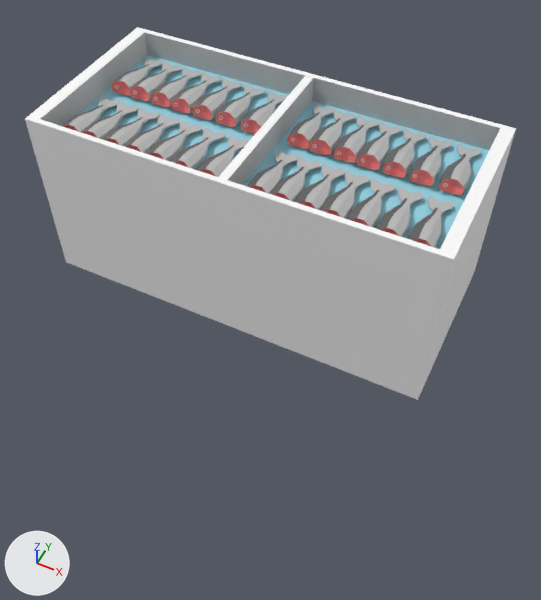
The glTF model public/assets/fish_box/fish_box.gltf as it was, and as the next commit left it.
Both versions are drawn from a 50 mm camera at (5.87, -8.83, 13.37) aimed at (0.57, 1.76, 0.13). Arrows for +X, +Y and +Z are at lower left; the lights stay in place. Where no turn or scale is listed for an object, it has been applied to the vertices. Vertices at the same position are counted once.

The first picture shows 'Cube.001', 'fish_001.001', 'fish_001.006'.
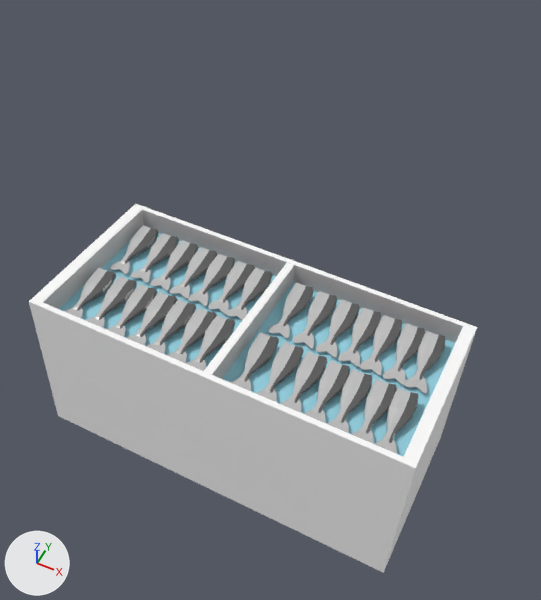
Pixel boxes (x1, y1, x2, y2) of what changed, in the pictures (541 x 600 px):
'fish_001.006', reshaped, moved, turned: before (247, 104, 481, 248); after (29, 204, 477, 573)
'Cube.001', deleted: before (25, 27, 516, 400)
'fish_001.001', deleted: before (62, 57, 287, 177)
part 1 of me_mesh_036, added: after (375, 387, 419, 454)
part 2 of me_mesh_036, added: after (231, 332, 279, 391)
part 3 of me_mesh_036, added: after (256, 342, 304, 402)
part 4 of me_mesh_036, added: after (280, 351, 327, 413)
part 5 of me_mesh_036, added: after (304, 360, 350, 423)
part 6 of me_mesh_036, added: after (327, 369, 373, 433)
part 7 of me_mesh_036, added: after (352, 378, 397, 444)
part 8 of me_mesh_036, added: after (269, 282, 314, 339)
part 9 of me_mesh_036, added: after (293, 291, 337, 349)
part 10 of me_mesh_036, added: after (316, 299, 360, 358)
part 11 of me_mesh_036, added: after (338, 307, 382, 367)
part 12 of me_mesh_036, added: after (360, 315, 402, 376)
part 13 of me_mesh_036, added: after (383, 323, 425, 385)
part 14 of me_mesh_036, added: after (405, 331, 446, 394)
part 15 of me_mesh_036, added: after (29, 204, 477, 573)
part 16 of me_mesh_036, added: after (204, 263, 294, 379)

What changed in the scene script:
```text
Change me_mesh_036:
    used by ob_fish_001_006; location = (0.55, 3.68, 3.66); rotation_euler = (-0.0819, 0.00266, 0.00978), in degrees (-4.7, 0.2, 0.6); scale = (6.0, 6.0, 6.0)
    remove me_mesh_036.from_pydata(...)  # 1918 vertices, 3612 faces; spans x -0.05..0.603, y -0.442..0.152, z -0.027..0.055
    add me_mesh_036.from_pydata(...)  # 3864 vertices, 7274 faces; spans x -0.865..0.68, y -0.508..0.268, z -0.649..0.115
    me_mesh_036 part 1: the loose piece of 113 vertices spanning x -0.046..0.051, y -0.123..0.152, z -0.002..0.054 is copied, and the copy is moved by (-0.738, 0.007, -0.001); it spans x -0.784..-0.687, y -0.116..0.159, z -0.003..0.052
    me_mesh_036 part 2: the loose piece of 113 vertices spanning x -0.046..0.051, y -0.123..0.152, z -0.002..0.054 is copied, and the copy is moved by (-0.186, 0.002, 0.0); it spans x -0.232..-0.135, y -0.121..0.154, z -0.002..0.053
    me_mesh_036 part 3: the loose piece of 113 vertices spanning x -0.046..0.051, y -0.123..0.152, z -0.002..0.054 is copied, and the copy is moved by (-0.288, 0.003, -0.001); it spans x -0.335..-0.237, y -0.12..0.155, z -0.002..0.053
    me_mesh_036 part 4: the loose piece of 113 vertices spanning x -0.046..0.051, y -0.123..0.152, z -0.002..0.054 is copied, and the copy is moved by (-0.385, 0.004, -0.001); it spans x -0.431..-0.334, y -0.119..0.156, z -0.002..0.053
    me_mesh_036 part 5: the loose piece of 113 vertices spanning x -0.046..0.051, y -0.123..0.152, z -0.002..0.054 is copied, and the copy is moved by (-0.477, 0.005, -0.001); it spans x -0.523..-0.426, y -0.118..0.157, z -0.003..0.053
    me_mesh_036 part 6: the loose piece of 113 vertices spanning x -0.046..0.051, y -0.123..0.152, z -0.002..0.054 is copied, and the copy is moved by (-0.563, 0.006, -0.001); it spans x -0.61..-0.512, y -0.117..0.158, z -0.003..0.053
    me_mesh_036 part 7: the loose piece of 113 vertices spanning x -0.046..0.051, y -0.123..0.152, z -0.002..0.054 is copied, and the copy is moved by (-0.655, 0.007, -0.001); it spans x -0.702..-0.604, y -0.117..0.159, z -0.003..0.053
    me_mesh_036 part 8: the loose piece of 113 vertices spanning x -0.05..0.048, y -0.437..-0.161, z -0.027..0.028 is copied, and the copy is moved by (-0.186, 0.002, 0.0); it spans x -0.235..-0.138, y -0.435..-0.16, z -0.028..0.028
    me_mesh_036 part 9: the loose piece of 113 vertices spanning x -0.05..0.048, y -0.437..-0.161, z -0.027..0.028 is copied, and the copy is moved by (-0.288, 0.003, -0.001); it spans x -0.338..-0.241, y -0.434..-0.159, z -0.028..0.028
    me_mesh_036 part 10: the loose piece of 113 vertices spanning x -0.05..0.048, y -0.437..-0.161, z -0.027..0.028 is copied, and the copy is moved by (-0.385, 0.004, -0.001); it spans x -0.434..-0.337, y -0.433..-0.158, z -0.028..0.027
    me_mesh_036 part 11: the loose piece of 113 vertices spanning x -0.05..0.048, y -0.437..-0.161, z -0.027..0.028 is copied, and the copy is moved by (-0.477, 0.005, -0.001); it spans x -0.526..-0.429, y -0.432..-0.157, z -0.028..0.027
    me_mesh_036 part 12: the loose piece of 113 vertices spanning x -0.05..0.048, y -0.437..-0.161, z -0.027..0.028 is copied, and the copy is moved by (-0.563, 0.006, -0.001); it spans x -0.613..-0.515, y -0.431..-0.156, z -0.029..0.027
    me_mesh_036 part 13: the loose piece of 113 vertices spanning x -0.05..0.048, y -0.437..-0.161, z -0.027..0.028 is copied, and the copy is moved by (-0.655, 0.007, -0.001); it spans x -0.705..-0.607, y -0.43..-0.155, z -0.029..0.027
    me_mesh_036 part 14: the loose piece of 113 vertices spanning x -0.05..0.048, y -0.437..-0.161, z -0.027..0.028 is copied, and the copy is moved by (-0.738, 0.007, -0.001); it spans x -0.787..-0.69, y -0.429..-0.154, z -0.029..0.027
    me_mesh_036 part 15: a new loose piece of 20 vertices spanning x -0.865..0.68, y -0.508..0.268, z -0.649..0.115, in mat_material_001 (picture img_coolerbox)
    me_mesh_036 part 16: 8 vertices added at x -0.112..-0.071, y -0.486..0.203, z -0.129..0.111
    add me_mesh_036.materials.append(mat_material_001)  # picture img_coolerbox
Change ob_fish_001_006:
    ob_fish_001_006.location: (0.55, 3.68, 3.66) -> (0.0, 0.0, 0.0)
    ob_fish_001_006.rotation_euler: (-0.0819, 0.00266, 0.00978) -> (0.0, 0.0, 3.142)  # degrees (-4.7, 0.2, 0.6) -> degrees (0, 0, 180)
Remove ob_cube_001:
    ob_cube_001 = bpy.data.objects.new('Cube.001', me_cube_003)
Remove ob_fish_001_001:
    ob_fish_001_001 = bpy.data.objects.new('fish_001.001', me_mesh_001)
```
